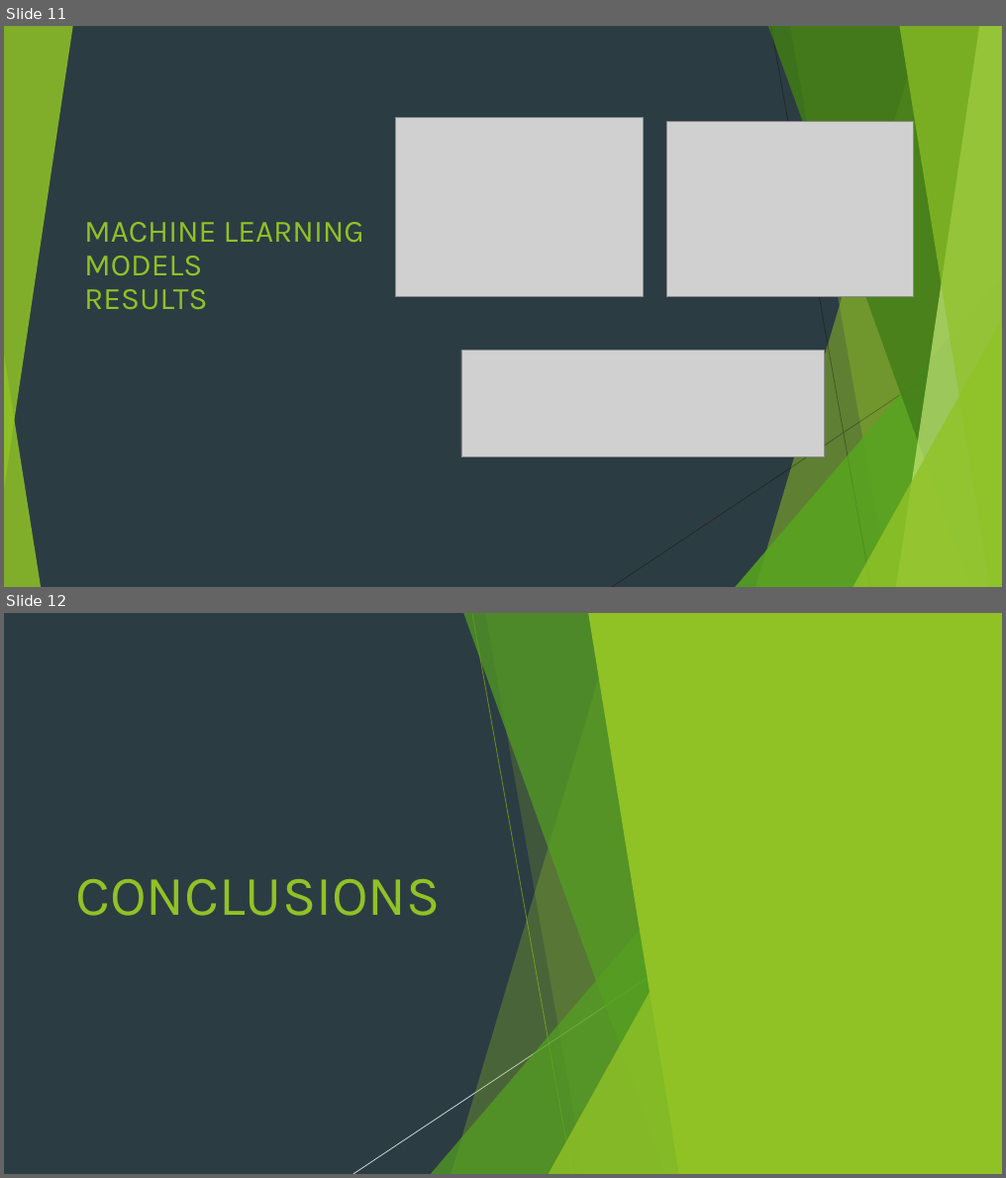
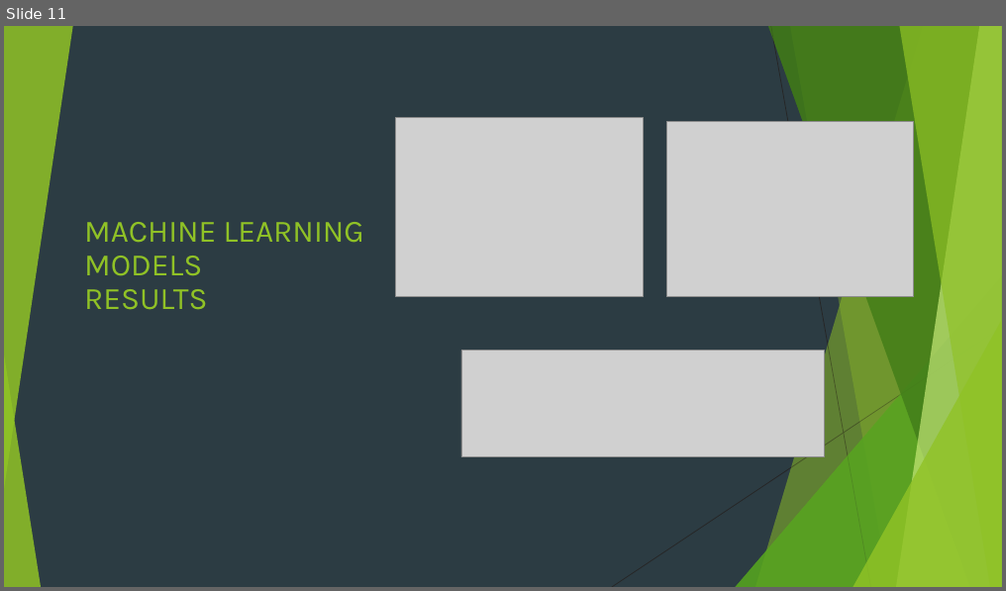
Before and after one commit to MarcoLassandro/HOW_TO_DISAGREE_PROJECT, a slide deck: HOW TO DISAGREE.pptx. Shown one above the other, each under a label of ours: slides 11 and 12 before the commit, slide 11 after it. The pictures are 1006x1178 and 1006x591 pixels, drawn with LibreOffice and Linux fonts; fonts in the diff are those of the drawing; grey boxes stand for pictures. Boxes give left, top, right and bottom in pixels: in the first picture for what was removed or moved away, otherwise in the second. Text is boxed around its words. In the diff, an @@ line names an element or a change of style, - is before the commit and + after.

```diff
--- a/HOW TO DISAGREE.pptx
+++ b/HOW TO DISAGREE.pptx
@@ slide 12 removed at (4, 613, 1002, 1174), background #2C3C43; not listed: 8 template elements that a slide beside it also shows @@
@@ group removed at (4, 613, 1002, 1174): 5 freeform shapes, 3 triangles, 2 lines @@
@@ rectangle removed at (4, 613, 1002, 1174) @@
@@ freeform shape removed at (588, 613, 1002, 1174) @@
@@ title removed at (76, 879, 441, 916) @@
-CONCLUSIONS
@@ group removed at (353, 613, 744, 1174): 3 freeform shapes, 2 lines, 2 triangles @@
```
Also in this commit, not shown: 1 slide added, 1 other file.
